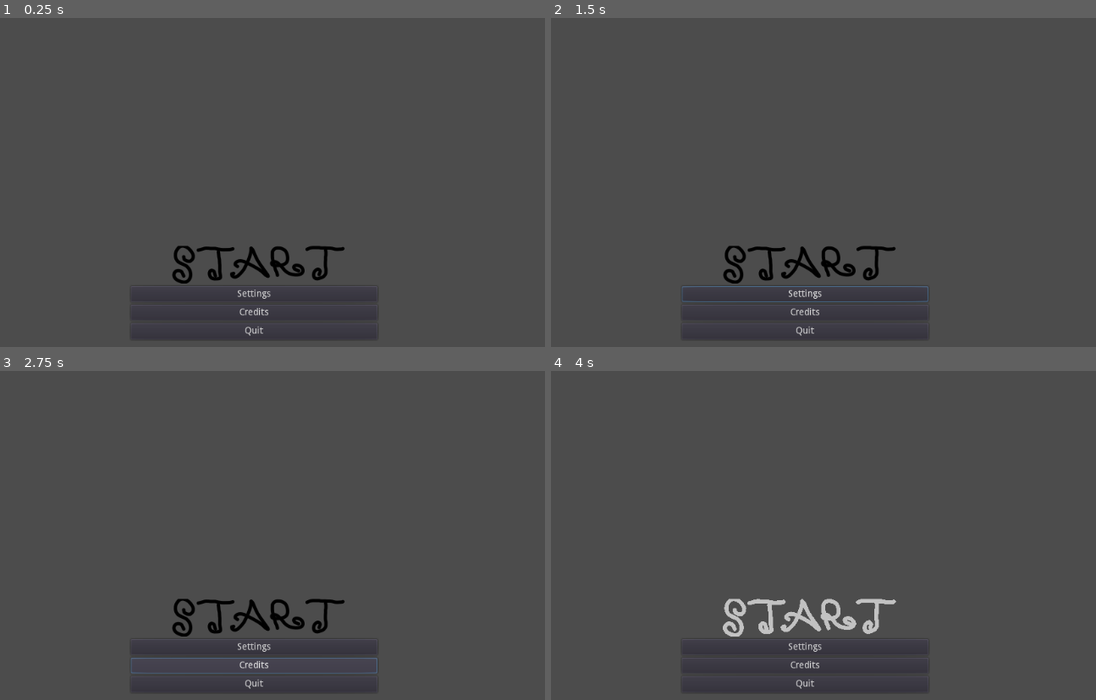
Above: before the commit, frames 1-4 (two rows, left to right).
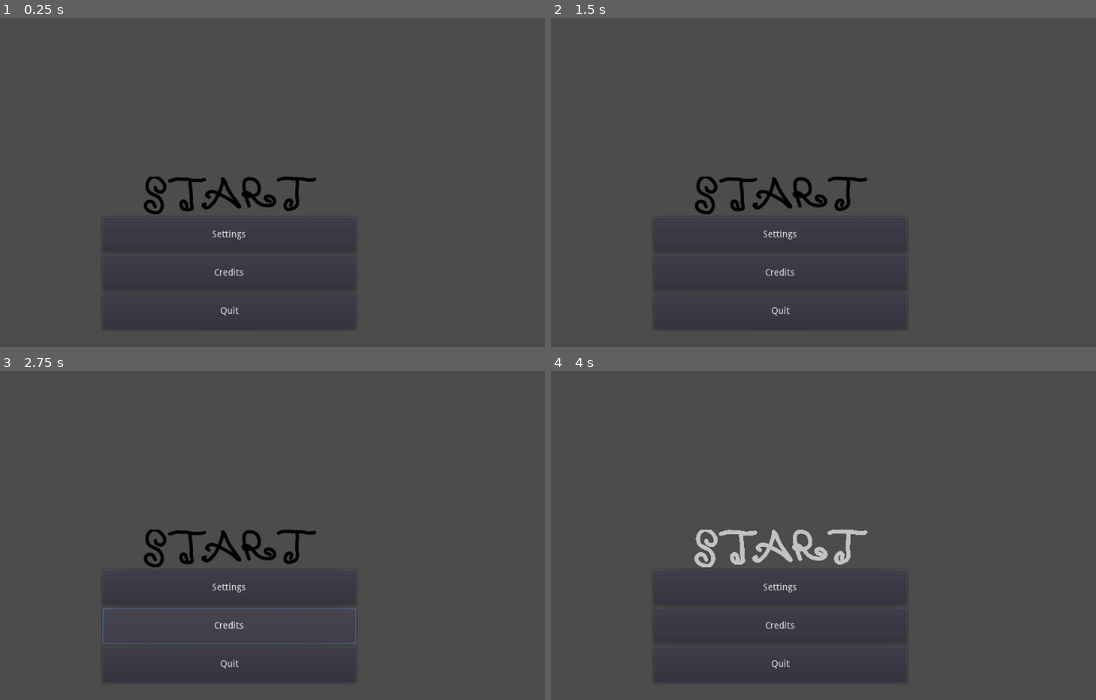
Above: after the commit, the same moments.

Repository: tarikdemiroren/agalar_clash
Game: Godot game, scene res://src/user_interfaces/MainMenu.tscn
The game is run twice, just before and just after one commit, with the same random seed, the same clock (stepped at 60 frames per second) and the same inputs. The project has no main scene, so this scene is started directly.
Inputs (mouse positions are in pixels of both pictures, inside the frame that each line leads up to; where the layout moved, square brackets give the same spot in the first picture):
- Up to frame 1 (0.25 s): no input
- Up to frame 2 (1.5 s): click "Settings" at 0.5 s; click (1041, 327) at 1.25 s, where only the run after the commit has a clickable "Return To Main Menu"
- Up to frame 3 (2.75 s): click "Credits" at 2 s
- Up to frame 4 (4 s): click (779, 548) [807, 617] at 2.75 s; click (779, 548) [807, 617] at 3.5 s

The runs differ from the first frame. In frame 1, 2.7% of the frame differs, in the area x 21-68%, y 48-98%; in frame 2, 2.8%; in frame 3, 3.1%; in frame 4, 3.3%.

Commit message:
main menu and settings screen added
with the fullscreen feature

Diff:
--- a/agalar_clash_code/project.godot
+++ b/agalar_clash_code/project.godot
@@ -7,6 +7,16 @@
 ;   param=value ; assign values to parameters
 
 config_version=4
+
+_global_script_classes=[ {
+"base": "Control",
+"class": "mainMenu",
+"language": "GDScript",
+"path": "res://src/user_interfaces/MainMenu.gd"
+} ]
+_global_script_class_icons={
+"mainMenu": ""
+}
 
 [application]
 
--- a/agalar_clash_code/src/user_interfaces/MainMenu.gd
+++ b/agalar_clash_code/src/user_interfaces/MainMenu.gd
@@ -1,8 +1,9 @@
 extends Control
+class_name mainMenu
 
-var a: int = 2
-var b: String = "text"
-
+onready var settings = $SettingsScene
+onready var menu = $Container/MenuItemsContainer
+onready var confirmexit = $confirmExit
 
 # Called when the node enters the scene tree for the first time.
 func _ready() -> void:
@@ -10,3 +11,16 @@
 
 func _process(delta: float) -> void:
 	pass
+
+
+func _on_Settings_pressed() -> void:
+	menu.visible = false
+	settings.visible = true
+
+
+func _on_Quit_pressed() -> void:
+	confirmexit.visible = true
+
+
+func _on_confirmExit_confirmed() -> void:
+	get_tree().quit()
--- a/agalar_clash_code/src/user_interfaces/MainMenu.tscn
+++ b/agalar_clash_code/src/user_interfaces/MainMenu.tscn
@@ -1,49 +1,74 @@
-[gd_scene load_steps=5 format=2]
+[gd_scene load_steps=6 format=2]
 
 [ext_resource path="res://src/user_interfaces/MainMenu.gd" type="Script" id=1]
 [ext_resource path="res://assets/user_interface/start.png" type="Texture" id=2]
 [ext_resource path="res://assets/user_interface/start_hover.png" type="Texture" id=3]
 [ext_resource path="res://assets/user_interface/start_pressed.png" type="Texture" id=4]
+[ext_resource path="res://src/user_interfaces/SettingsScene.tscn" type="PackedScene" id=5]
 
 [node name="MainMenu" type="Control"]
 anchor_right = 1.0
 anchor_bottom = 1.0
 script = ExtResource( 1 )
 
-[node name="VBoxContainer" type="VBoxContainer" parent="."]
+[node name="Container" type="Container" parent="."]
+anchor_right = 1.0
+anchor_bottom = 1.0
+
+[node name="MenuItemsContainer" type="VBoxContainer" parent="Container"]
 anchor_left = 0.5
 anchor_top = 1.0
 anchor_right = 0.5
 anchor_bottom = 1.0
-margin_left = -149.0
-margin_top = -175.0
-margin_right = 150.0
-margin_bottom = -33.0
+margin_left = -192.0
+margin_top = -280.0
+margin_right = 192.0
+margin_bottom = -48.0
 
-[node name="Start" type="TextureButton" parent="VBoxContainer"]
-margin_right = 373.0
+[node name="Start" type="TextureButton" parent="Container/MenuItemsContainer"]
+margin_right = 384.0
 margin_bottom = 57.0
 texture_normal = ExtResource( 2 )
 texture_pressed = ExtResource( 3 )
 texture_hover = ExtResource( 4 )
 
-[node name="Settings" type="Button" parent="VBoxContainer"]
+[node name="Settings" type="Button" parent="Container/MenuItemsContainer"]
 margin_top = 61.0
-margin_right = 373.0
-margin_bottom = 85.0
+margin_right = 384.0
+margin_bottom = 115.0
 size_flags_vertical = 3
 text = "Settings"
 
-[node name="Credits" type="Button" parent="VBoxContainer"]
-margin_top = 89.0
-margin_right = 373.0
-margin_bottom = 113.0
+[node name="Credits" type="Button" parent="Container/MenuItemsContainer"]
+margin_top = 119.0
+margin_right = 384.0
+margin_bottom = 173.0
 size_flags_vertical = 3
 text = "Credits"
 
-[node name="Quit" type="Button" parent="VBoxContainer"]
-margin_top = 117.0
-margin_right = 373.0
-margin_bottom = 142.0
+[node name="Quit" type="Button" parent="Container/MenuItemsContainer"]
+margin_top = 177.0
+margin_right = 384.0
+margin_bottom = 232.0
 size_flags_vertical = 3
 text = "Quit"
+
+[node name="SettingsScene" parent="." instance=ExtResource( 5 )]
+visible = false
+
+[node name="confirmExit" type="ConfirmationDialog" parent="."]
+visible = true
+anchor_left = 0.5
+anchor_top = 0.5
+anchor_right = 0.5
+anchor_bottom = 0.5
+margin_left = -105.0
+margin_top = -35.0
+margin_right = 105.0
+margin_bottom = 35.0
+window_title = "Exitting..."
+dialog_text = "Are you sure you want to quit?"
+
+[connection signal="pressed" from="Container/MenuItemsContainer/Settings" to="." method="_on_Settings_pressed"]
+[connection signal="pressed" from="Container/MenuItemsContainer/Quit" to="." method="_on_Quit_pressed"]
+[connection signal="confirmed" from="confirmExit" to="." method="_on_confirmExit_confirmed"]
--- /dev/null
+++ b/agalar_clash_code/src/user_interfaces/SettingsScene.gd
@@ -0,0 +1,27 @@
+extends Control
+var b
+# Declare member variables here. Examples:
+# var a: int = 2
+# var b: String = "text"
+
+
+# Called when the node enters the scene tree for the first time.
+func _ready() -> void:
+	var a = get_parent()
+	if (a):
+		b = a.get_node("Container/MenuItemsContainer")
+	pass # Replace with function body.
+
+
+# Called every frame. 'delta' is the elapsed time since the previous frame.
+#func _process(delta: float) -> void:
+#	pass
+
+
+func _on_fullscreenbutton_pressed() -> void:
+	OS.window_fullscreen = !OS.window_fullscreen
+
+
+func _on_returnbutton_pressed() -> void:
+	self.visible = false
+	b.visible = true
--- /dev/null
+++ b/agalar_clash_code/src/user_interfaces/SettingsScene.tscn
@@ -0,0 +1,75 @@
+[gd_scene load_steps=2 format=2]
+
+[ext_resource path="res://src/user_interfaces/SettingsScene.gd" type="Script" id=1]
+
+[node name="SettingsScene" type="Control"]
+anchor_right = 1.0
+anchor_bottom = 1.0
+script = ExtResource( 1 )
+__meta__ = {
+"_edit_use_anchors_": true
+}
+
+[node name="GameSettings" type="VBoxContainer" parent="."]
+anchor_left = 0.6875
+anchor_top = 0.146667
+anchor_right = 0.9375
+anchor_bottom = 0.853333
+__meta__ = {
+"_edit_use_anchors_": true
+}
+
+[node name="gameplaylabel" type="Label" parent="GameSettings"]
+margin_right = 256.0
+margin_bottom = 14.0
+text = "Gameplay"
+align = 1
+
+[node name="VisualSettings" type="VBoxContainer" parent="."]
+anchor_left = 0.375
+anchor_top = 0.146667
+anchor_right = 0.625
+anchor_bottom = 0.853333
+__meta__ = {
+"_edit_use_anchors_": true
+}
+
+[node name="visuallabel" type="Label" parent="VisualSettings"]
+margin_right = 256.0
+margin_bottom = 14.0
+text = "Visuals"
+align = 1
+
+[node name="fullscreenbutton" type="CheckBox" parent="VisualSettings"]
+margin_top = 18.0
+margin_right = 256.0
+margin_bottom = 42.0
+text = "Toggle Fullscreen"
+
+[node name="AudioSettings" type="VBoxContainer" parent="."]
+anchor_left = 0.0625
+anchor_top = 0.146667
+anchor_right = 0.3125
+anchor_bottom = 0.853333
+__meta__ = {
+"_edit_use_anchors_": true
+}
+
+[node name="audiolabel" type="Label" parent="AudioSettings"]
+margin_right = 256.0
+margin_bottom = 14.0
+text = "Audio"
+align = 1
+
+[node name="returnbutton" type="Button" parent="."]
+anchor_left = 0.8125
+anchor_top = 0.88
+anchor_right = 0.957031
+anchor_bottom = 0.946667
+text = "Return To Main Menu"
+__meta__ = {
+"_edit_use_anchors_": true
+}
+
+[connection signal="pressed" from="VisualSettings/fullscreenbutton" to="." method="_on_fullscreenbutton_pressed"]
+[connection signal="pressed" from="returnbutton" to="." method="_on_returnbutton_pressed"]
